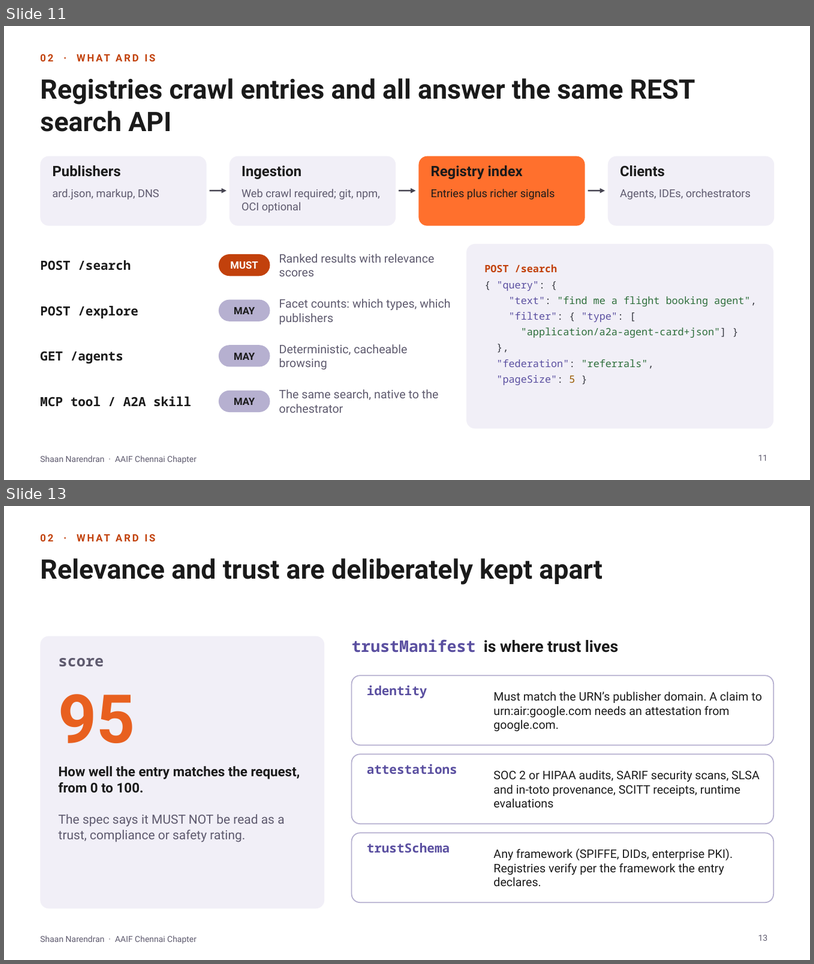
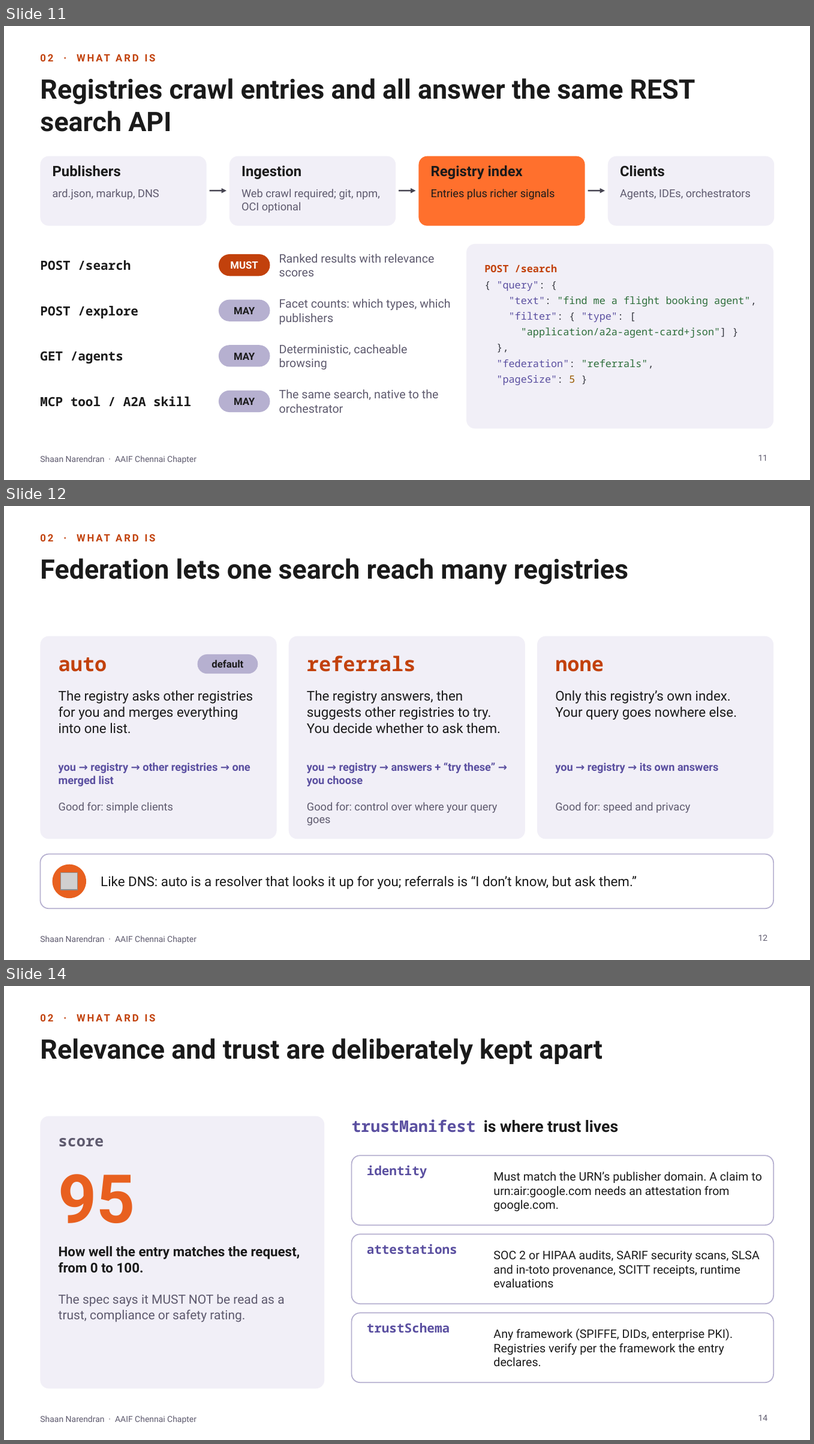
Before and after one commit to ShaanNarendran/Observal, a slide deck: talks/ard/ARD-AAIF-Chennai.pptx. Shown one above the other, each under a label of ours: slides 11 and 13 before the commit, slides 11, 12 and 14 after it; the slides between them are not shown. The pictures are 814x964 and 814x1444 pixels, drawn with LibreOffice and Linux fonts; fonts in the diff are those of the drawing; grey boxes stand for pictures. Boxes give left, top, right and bottom in pixels: in the first picture for what was removed or moved away, otherwise in the second. Text is boxed around its words. In the diff, an @@ line names an element or a change of style, - is before the commit and + after.

```diff
--- a/talks/ard/ARD-AAIF-Chennai.pptx
+++ b/talks/ard/ARD-AAIF-Chennai.pptx
@@ slide 12 added at (x1=4, y1=506, x2=810, y2=960), background #FFFFFF; not listed: 1 template element that a slide beside it also shows @@
@@ text added at (x1=40, y1=534, x2=53, y2=541), 12 pt, text #C2410C, bold @@
+02 · WHAT ARD IS
@@ title added at (x1=40, y1=558, x2=629, y2=585), 32 pt, text #1A1A1A, bold @@
+Federation lets one search reach many registries
@@ rounded rectangle added at (x1=40, y1=636, x2=277, y2=839), fill #F1EFF7 @@
@@ rounded rectangle added at (x1=289, y1=636, x2=525, y2=839), fill #F1EFF7 @@
@@ rounded rectangle added at (x1=537, y1=636, x2=774, y2=839), fill #F1EFF7 @@
@@ text added at (x1=59, y1=657, x2=107, y2=672), 24 pt, text #C2410C, bold @@
+auto
@@ rounded rectangle added at (x1=198, y1=654, x2=258, y2=673), fill #B6B0D0 @@
@@ text added at (x1=212, y1=660, x2=243, y2=667), 12 pt, text #1A1A1A, bold @@
+default
@@ text added at (x1=307, y1=655, x2=416, y2=672), 24 pt, text #C2410C, bold @@
+referrals
@@ text added at (x1=555, y1=660, x2=604, y2=672), 24 pt, text #C2410C, bold @@
+none
@@ text added at (x1=59, y1=690, x2=253, y2=733), 16 pt, text #1A1A1A @@
+The registry asks other registries for you and merges everything into one list.
@@ text added at (x1=307, y1=690, x2=501, y2=733), 16 pt, text #1A1A1A @@
+The registry answers, then suggests other registries to try. You decide whether to ask them.
@@ text added at (x1=555, y1=690, x2=738, y2=720), 16 pt, text #1A1A1A @@
+Only this registry’s own index. Your query goes nowhere else.
@@ text added at (x1=59, y1=762, x2=251, y2=786), 13 pt, text #5A4FA0, bold @@
+you → registry → other registries → one merged list
@@ text added at (x1=307, y1=762, x2=496, y2=786), 13 pt, text #5A4FA0, bold @@
+you → registry → answers + “try these” → you choose
@@ text added at (x1=555, y1=762, x2=719, y2=773), 13 pt, text #5A4FA0, bold @@
+you → registry → its own answers
@@ text added at (x1=59, y1=802, x2=173, y2=813), 13 pt, text #5E5A6E @@
+Good for: simple clients
@@ text added at (x1=307, y1=802, x2=498, y2=825), 13 pt, text #5E5A6E @@
+Good for: control over where your query goes
@@ text added at (x1=555, y1=802, x2=690, y2=813), 13 pt, text #5E5A6E @@
+Good for: speed and privacy
@@ rounded rectangle added at (x1=40, y1=854, x2=774, y2=908), fill #FFFFFF, outline #B6B0D0 1.25 pt @@
@@ ellipse added at (x1=53, y1=864, x2=86, y2=898), fill #E8601F @@
@@ picture added at (x1=61, y1=873, x2=78, y2=889) @@
@@ text added at (x1=101, y1=876, x2=637, y2=889), 16 pt, text #1A1A1A @@
+Like DNS: auto is a resolver that looks it up for you; referrals is “I don’t know, but ask them.”
@@ page number added at (x1=759, y1=934, x2=768, y2=940), 10 pt, text #5E5A6E @@
+12
@@ what was slide 13 is now slide 14 @@
@@ page number at (x1=759, y1=1414, x2=768, y2=1420): text changed @@
-13
+14
```
Also in this commit, not shown: 1 slide changed, 1 other slide added, 1 slide removed, 1 other file.
